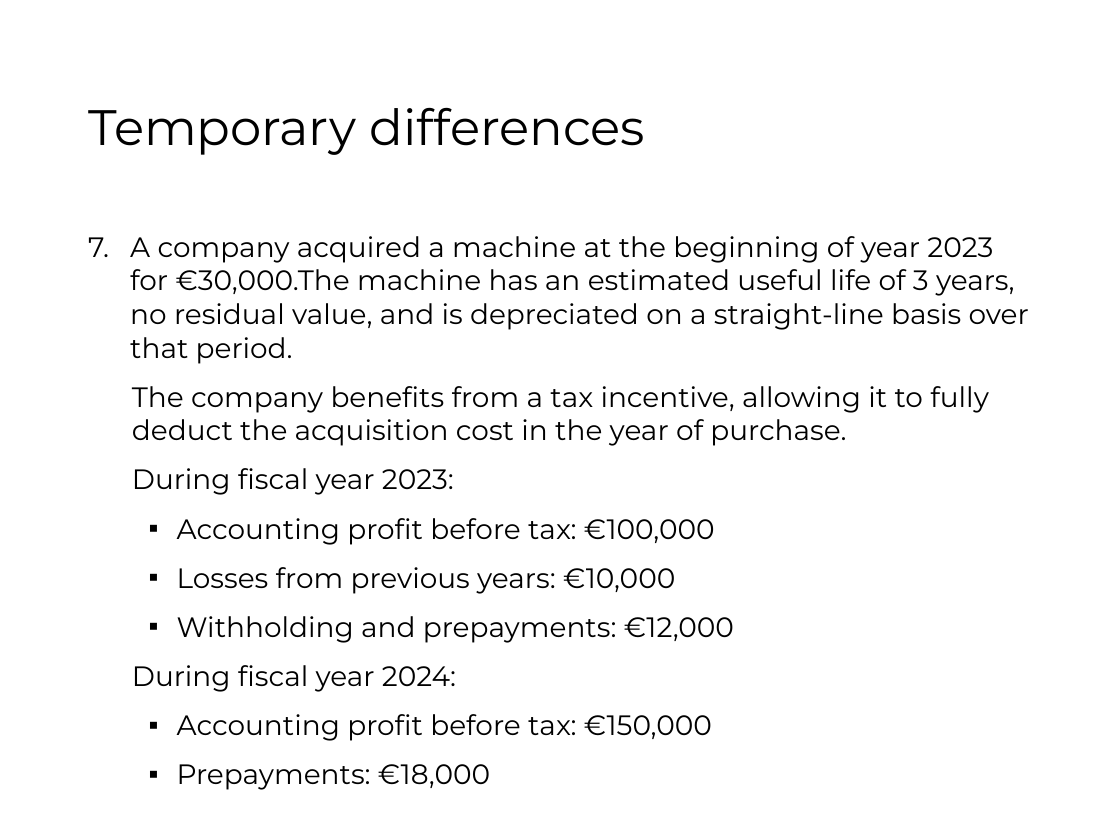
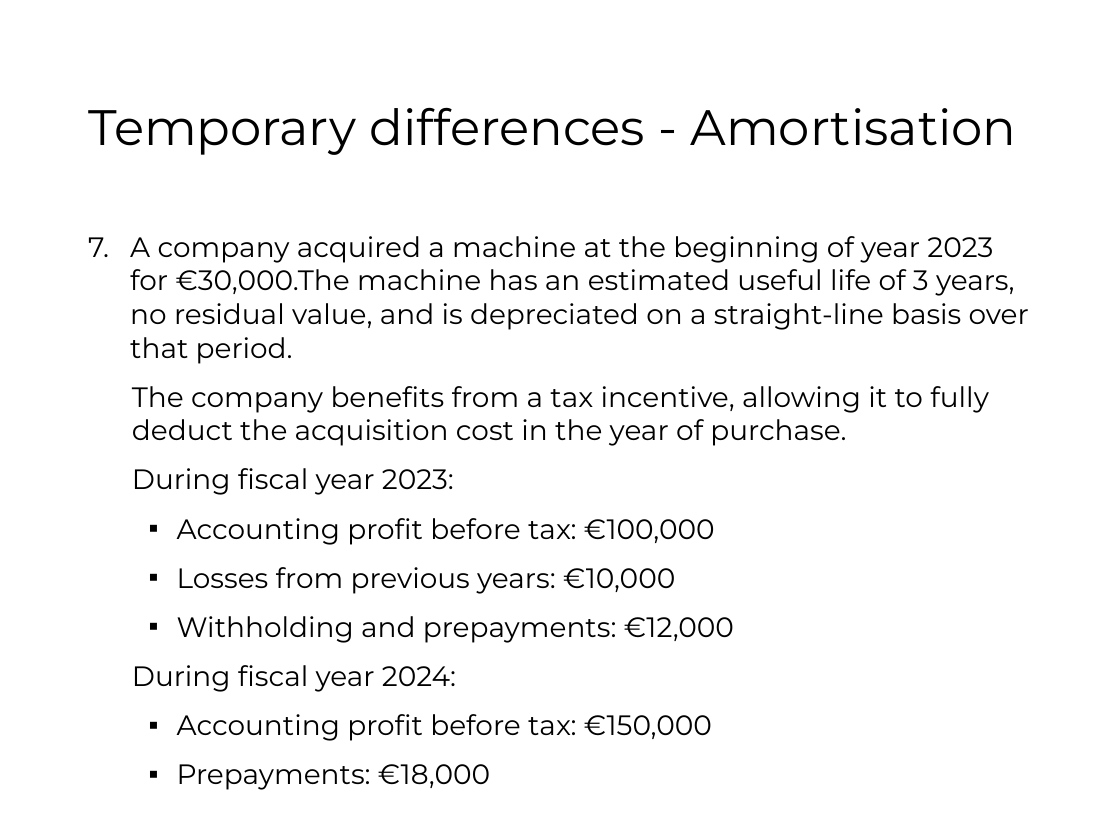
Before and after one commit to jorgegallud-boop/FSA, a slide deck: slide 23 of source-pptx/02.pptx (slide 24 before the commit). Drawn at 1120x840 pixels with LibreOffice and Linux fonts; fonts in the diff are those of the drawing. Boxes give left, top, right and bottom in pixels: in the first picture for what was removed or moved away, otherwise in the second. Text is boxed around its words. In the diff, an @@ line names an element or a change of style, - is before the commit and + after.

```diff
--- a/source-pptx/02.pptx
+++ b/source-pptx/02.pptx
@@ title at <box>88,107,1016,155</box>: text changed @@
-Temporary differences
+Temporary differences - Amortisation
```
Also in this commit, not shown: 3 other slides changed, 1 slide added, 6 other files.
